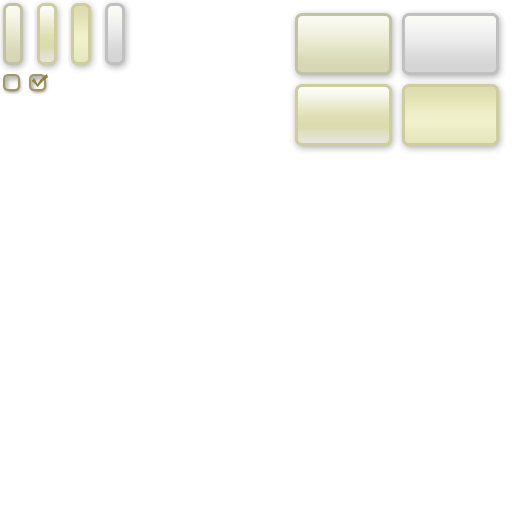
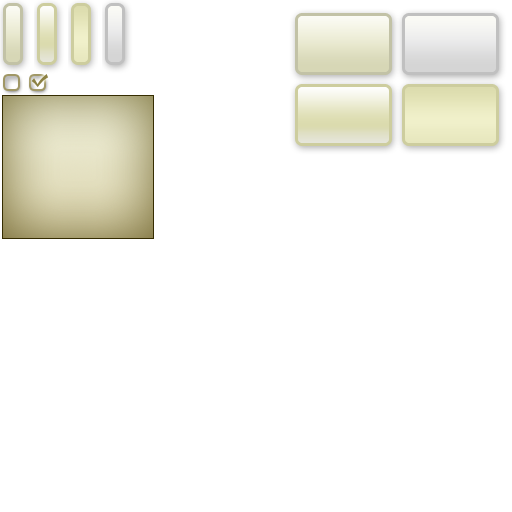
Comparing the layer stacks of the two 512 × 512 images. Changes:
added layer "窗口背景" above "按钮" over [2, 95, 154, 239]
added group "复选框" with 3 layers above "背景" over [29, 74, 48, 90]
added layer "对钩" in group "复选框" over [31, 74, 48, 88]
renamed "复选框 副本" to "已选", moved it into group "复选框", painted on it over [29, 74, 48, 90]
